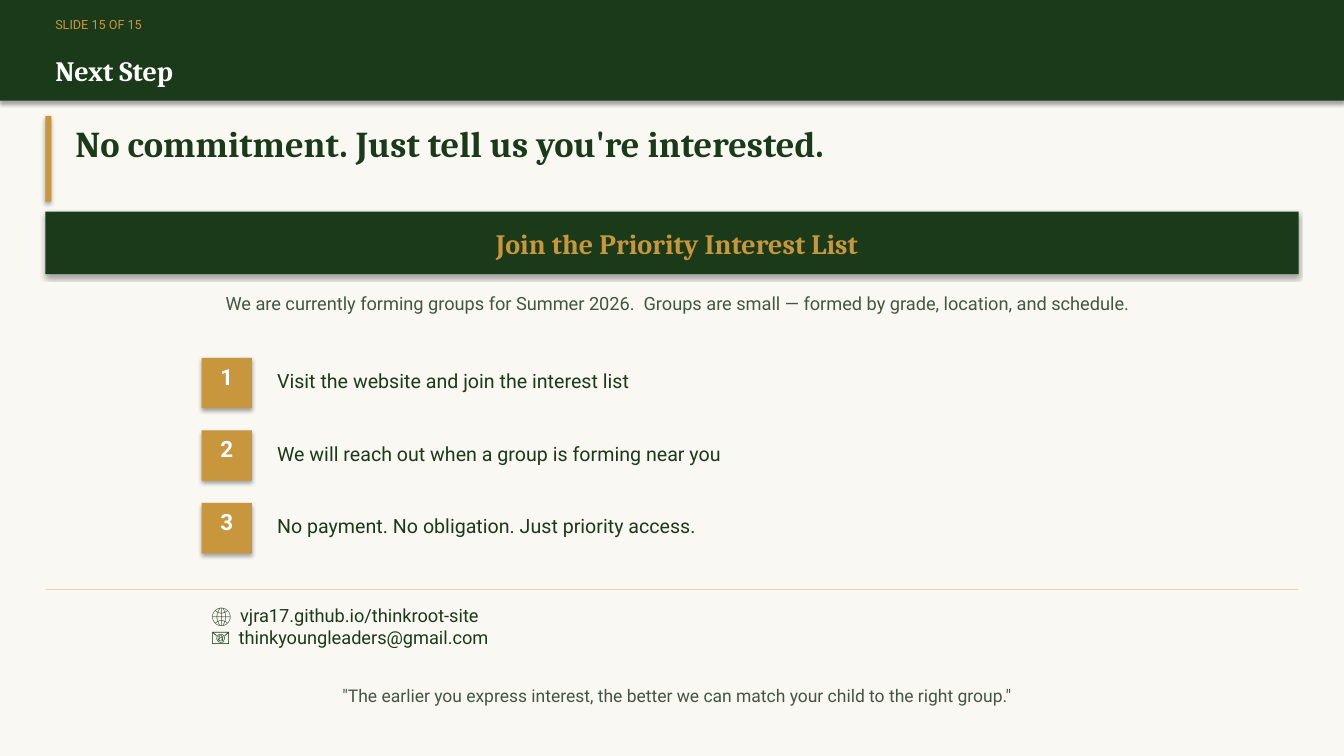
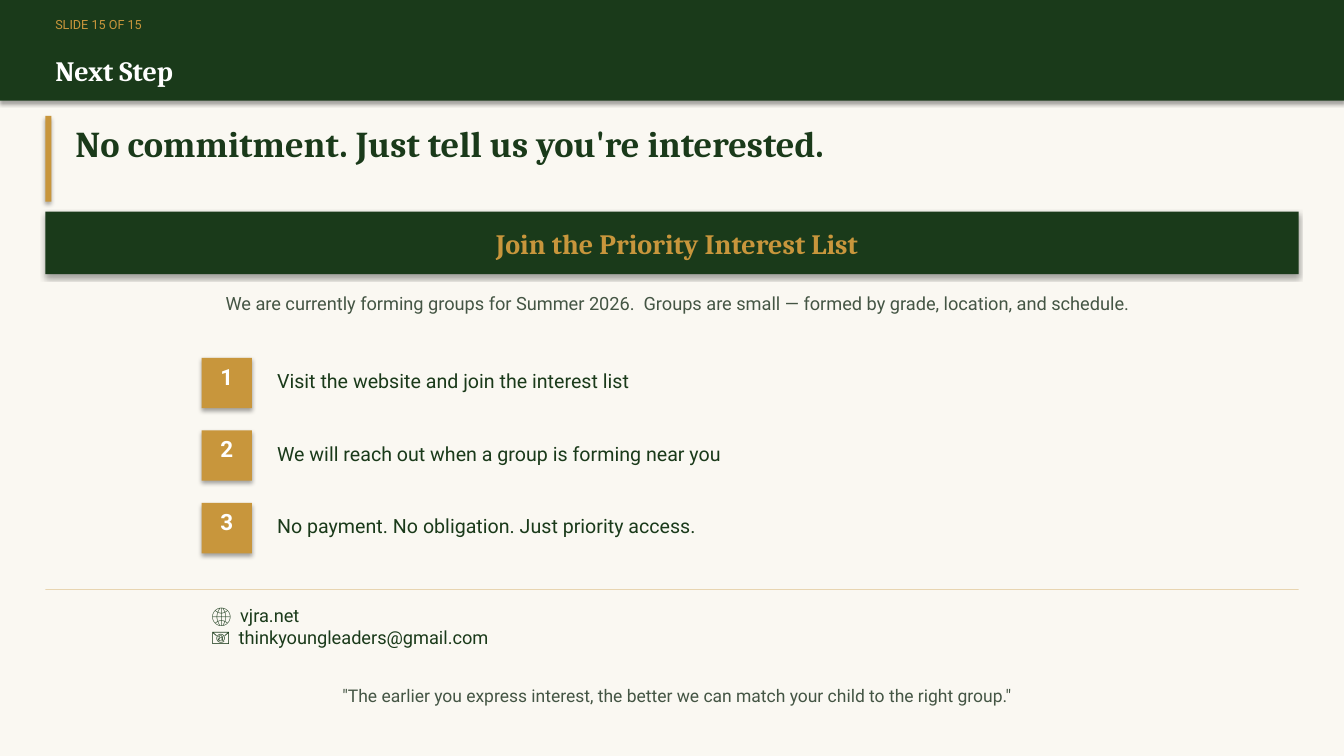
Before and after one commit to vjra17/thinkroot-site, a slide deck: slide 15 of launch-assets/presentation-2026-04-27.pptx. Drawn at 1344x756 pixels with LibreOffice and Linux fonts; fonts in the diff are those of the drawing. Boxes give left, top, right and bottom in pixels: in the first picture for what was removed or moved away, otherwise in the second. Text is boxed around its words. In the diff, an @@ line names an element or a change of style, - is before the commit and + after.

```diff
--- a/launch-assets/presentation-2026-04-27.pptx
+++ b/launch-assets/presentation-2026-04-27.pptx
@@ text at (x1=240, y1=609, x2=299, y2=626): text changed @@
-🌐 vjra17.github.io/thinkroot-site
+🌐 vjra.net
```
Also in this commit, not shown: 1 other slide changed, 1 other file.
